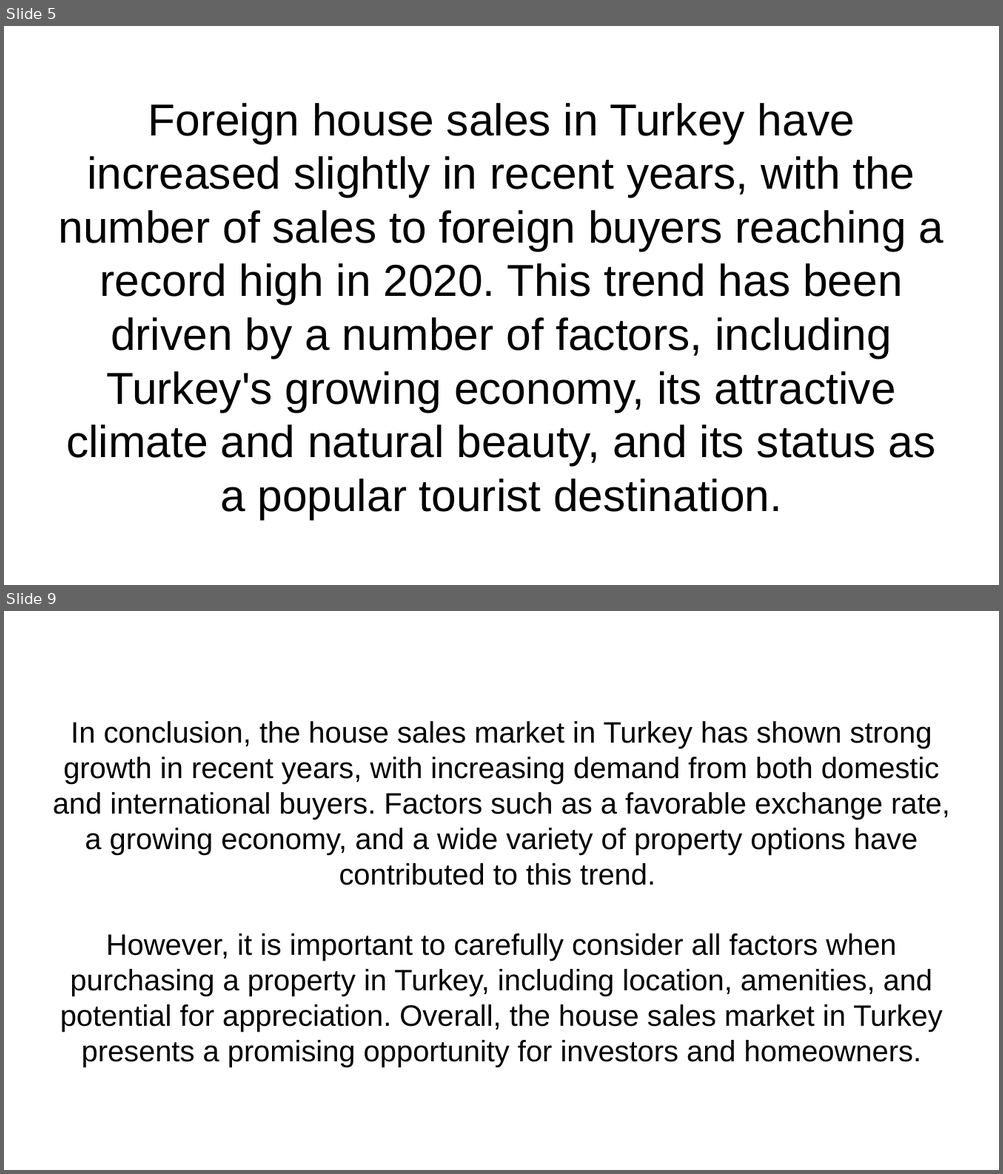
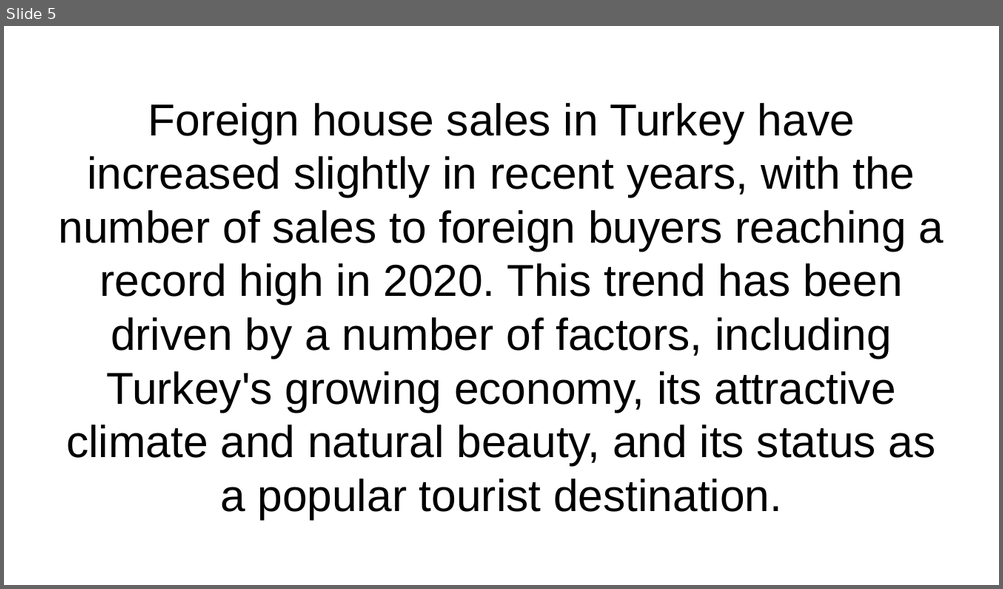
Before and after one commit to pjournal/mef06g-honey-drip, a slide deck: Presentation.pptx. Shown one above the other, each under a label of ours: slides 5 and 9 before the commit, slide 5 after it; the slides between them are not shown. The pictures are 1003x1174 and 1003x589 pixels, drawn with LibreOffice and Linux fonts; fonts in the diff are those of the drawing. Boxes give left, top, right and bottom in pixels: in the first picture for what was removed or moved away, otherwise in the second. Text is boxed around its words. In the diff, an @@ line names an element or a change of style, - is before the commit and + after.

```diff
--- a/Presentation.pptx
+++ b/Presentation.pptx
@@ slide 9 removed at bbox=[4, 611, 999, 1170], background #FFFFFF @@
@@ title removed at bbox=[53, 721, 950, 1068] @@
-In conclusion, the house sales market in Turkey has shown strong growth in recent years, with increasing demand from both domestic and international buyers. Factors such as a favorable exchange rate, a growing economy, and a wide variety of property options have contributed to this trend.
-However, it is important to carefully consider all factors when purchasing a property in Turkey, including location, amenities, and potential for appreciation. Overall, the house sales market in Turkey presents a promising opportunity for investors and homeowners.
```
Also in this commit, not shown: 3 slides changed, 5 slides added.
